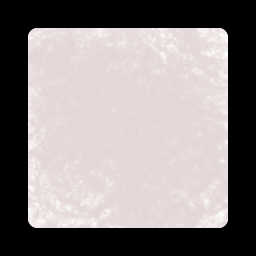
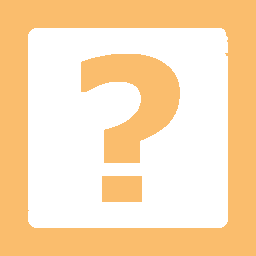
Comparing the layer stacks of the two w=256, h=256 images. Changes:
added layer "?" above "Tile" over <box>81,54,180,202</box>
painted on "Tile" over <box>0,0,256,256</box>
hid "Background" over <box>0,0,256,256</box>
